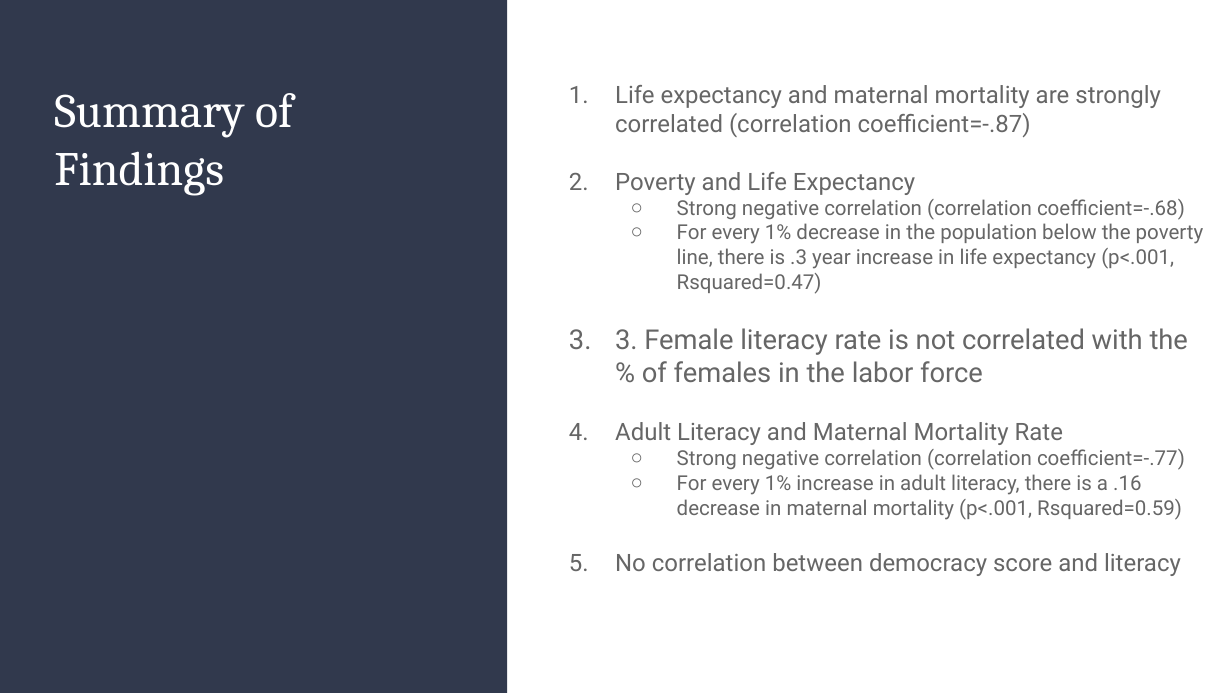
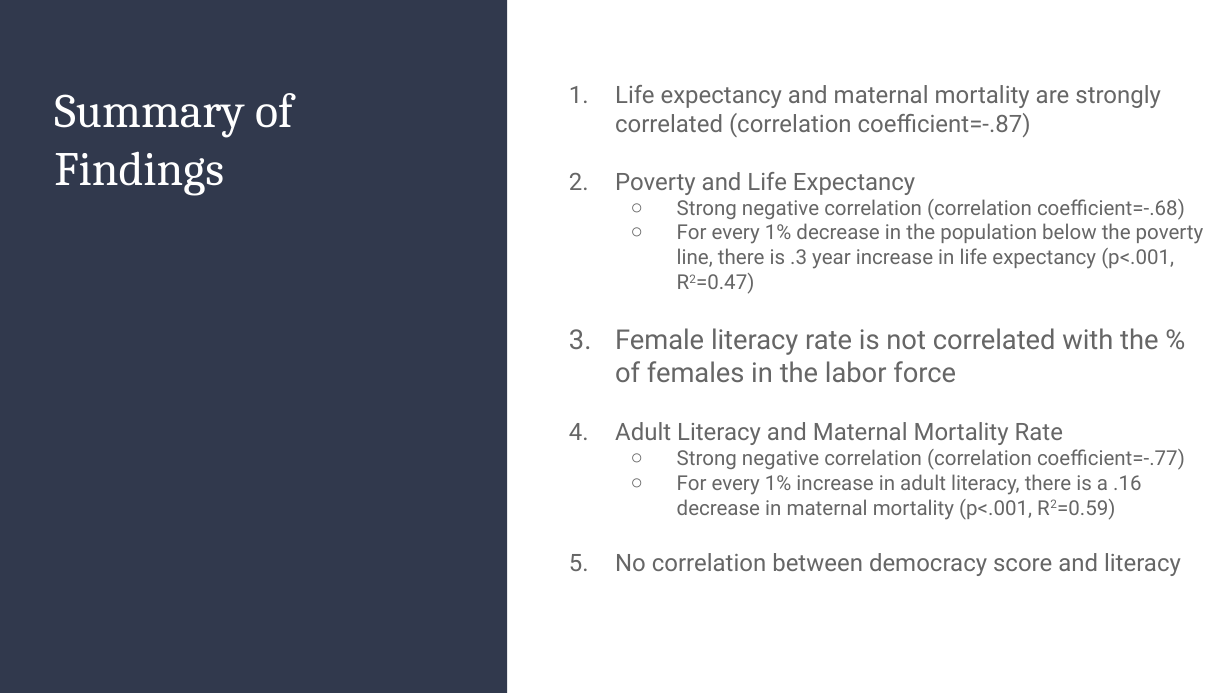
Before and after one commit to kingca12/Capstone, a slide deck: slide 13 of Presentation WHO Life Expectancy.pptx. Drawn at 1232x693 pixels with LibreOffice and Linux fonts; fonts in the diff are those of the drawing. Boxes give left, top, right and bottom in pixels: in the first picture for what was removed or moved away, otherwise in the second. Text is boxed around its words. In the diff, an @@ line names an element or a change of style, - is before the commit and + after.

```diff
--- a/Presentation WHO Life Expectancy.pptx
+++ b/Presentation WHO Life Expectancy.pptx
@@ text at (615,223,1204,382): text changed @@
-  ○ For every 1% decrease in the population below the poverty line, there is .3 year increase in life expectancy (p<.001, Rsquared=0.47)
-3. 3. Female literacy rate is not correlated with the % of females in the labor force
+  ○ For every 1% decrease in the population below the poverty line, there is .3 year increase in life expectancy (p<.001, R2=0.47)
+3. Female literacy rate is not correlated with the % of females in the labor force
@@ text at (677,474,1141,520): text changed @@
-  ○ For every 1% increase in adult literacy, there is a .16 decrease in maternal mortality (p<.001, Rsquared=0.59)
+  ○ For every 1% increase in adult literacy, there is a .16 decrease in maternal mortality (p<.001, R2=0.59)
```
Also in this commit, not shown: 2 other slides changed, 1 other file.
